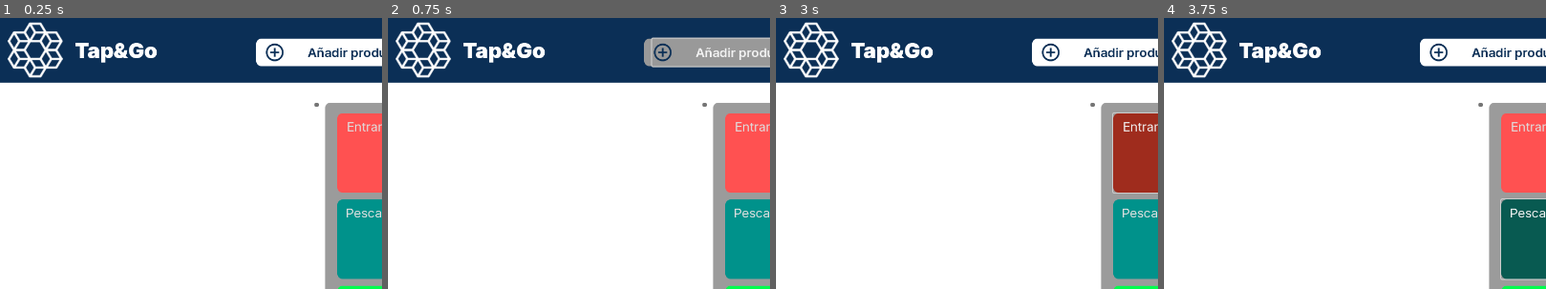
Above: before the commit, frames 1-4 (left to right).
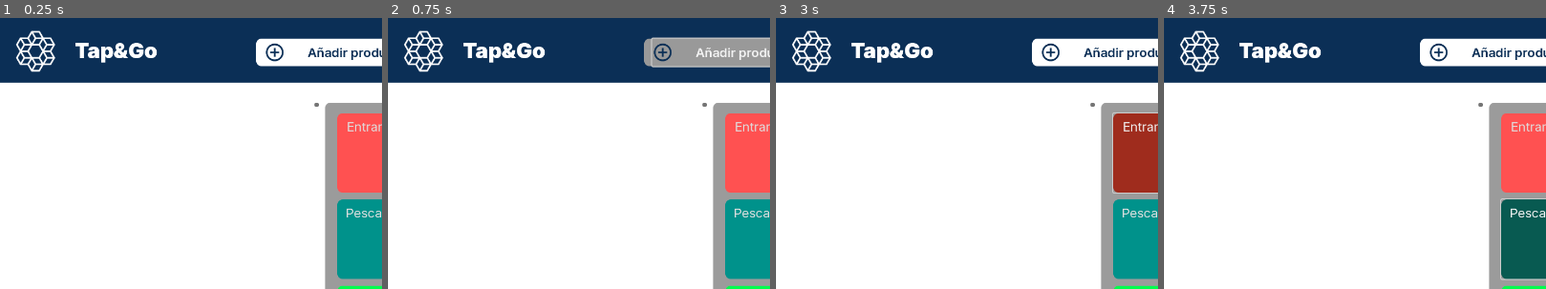
Above: after the commit, the same moments.

Repository: rteijeiro/tpv
Game: Godot game, scene res://scenes/main.tscn
Two runs of this game, one before a commit and one after it. Both use one fixed random seed, a clock stepped at 60 frames per second and the inputs below. The project has no main scene, so this scene is started directly.
Inputs (mouse positions are % of the whole screen's width and height, from its top left):
- Up to frame 1 (0.25 s): no input
- Up to frame 2 (0.75 s): click "Añadir producto" at 0.5 s
- Up to frame 3 (3 s): click "Seleccionar mesa" at 1.25 s; click (42, 16) at 2 s; click "Entrantes" at 2.75 s
- Up to frame 4 (3.75 s): click "Pescados" at 3.5 s
The pictures show only the part of the screen within x 0-50%, y 0-50%; the shares and areas given below are measured in that part.

The runs differ from the first frame. In frame 1, 1.6% of the frame differs, in the area x 2-17%, y 1-23%; in frame 2, 1.6%; in frame 3, 1.6%; in frame 4, 1.6%.

Commit message:
example

Diff:
--- a/scenes/calculator.tscn
+++ b/scenes/calculator.tscn
@@ -6,7 +6,6 @@
 [ext_resource type="Theme" uid="uid://cfua7b52vmq81" path="res://resources/labelGrey.tres" id="3_v6kyr"]
 [ext_resource type="Theme" uid="uid://r6wp7kvp0mwx" path="res://resources/labelBlack.tres" id="4_n0t3b"]
 [ext_resource type="Theme" uid="uid://cps3nhy3hktjg" path="res://resources/panelGreen.tres" id="5_oqaqp"]
-[ext_resource type="Theme" uid="uid://dt5i4g751q0rg" path="res://resources/panelOrange.tres" id="6_jcd2c"]
 
 [sub_resource type="StyleBoxFlat" id="StyleBoxFlat_hbh88"]
 bg_color = Color(1, 1, 1, 1)
@@ -250,7 +249,6 @@
 size_flags_horizontal = 3
 size_flags_vertical = 3
 size_flags_stretch_ratio = 2.0
-theme = ExtResource("6_jcd2c")
 
 [node name="<_" type="Button" parent="PanelContainer/MarginContainer/PanelContainer/MarginContainer/VBoxContainer/GridContainer/PanelContainer18"]
 layout_mode = 2
--- a/scenes/main.tscn
+++ b/scenes/main.tscn
@@ -180,11 +180,12 @@
 theme_override_styles/panel = SubResource("StyleBoxFlat_w5x5b")
 
 [node name="Logo" type="TextureRect" parent="Header"]
-layout_mode = 2
-offset_left = 21.0
-offset_top = 8.0
-offset_right = 126.0
-offset_bottom = 113.0
+layout_mode = 1
+offset_left = 37.0
+offset_top = 24.0
+offset_right = 130.0
+offset_bottom = 121.0
+scale = Vector2(0.8, 0.8)
 texture = ExtResource("1_07ek5")
 
 [node name="Tap&Go" type="Label" parent="Header"]
Not shown: 1 places in scenes/calculator.tscn that only renumber resources
